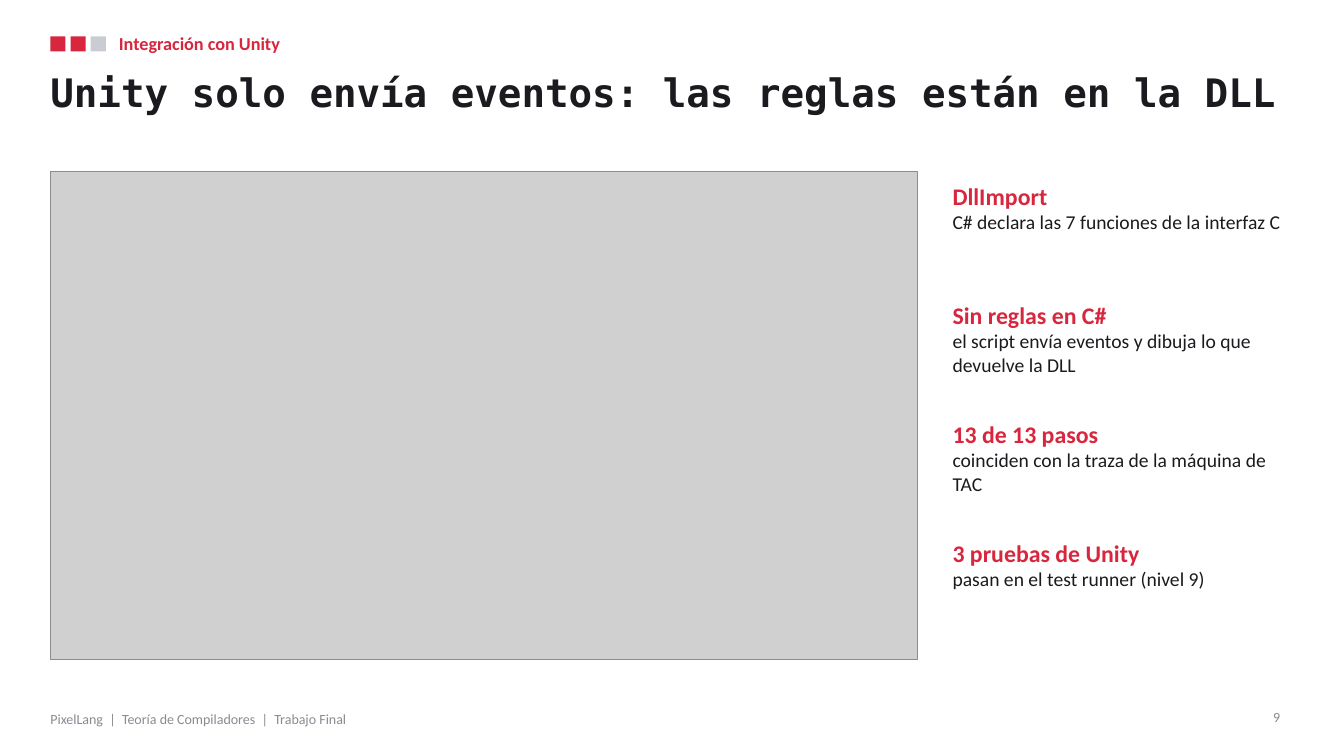
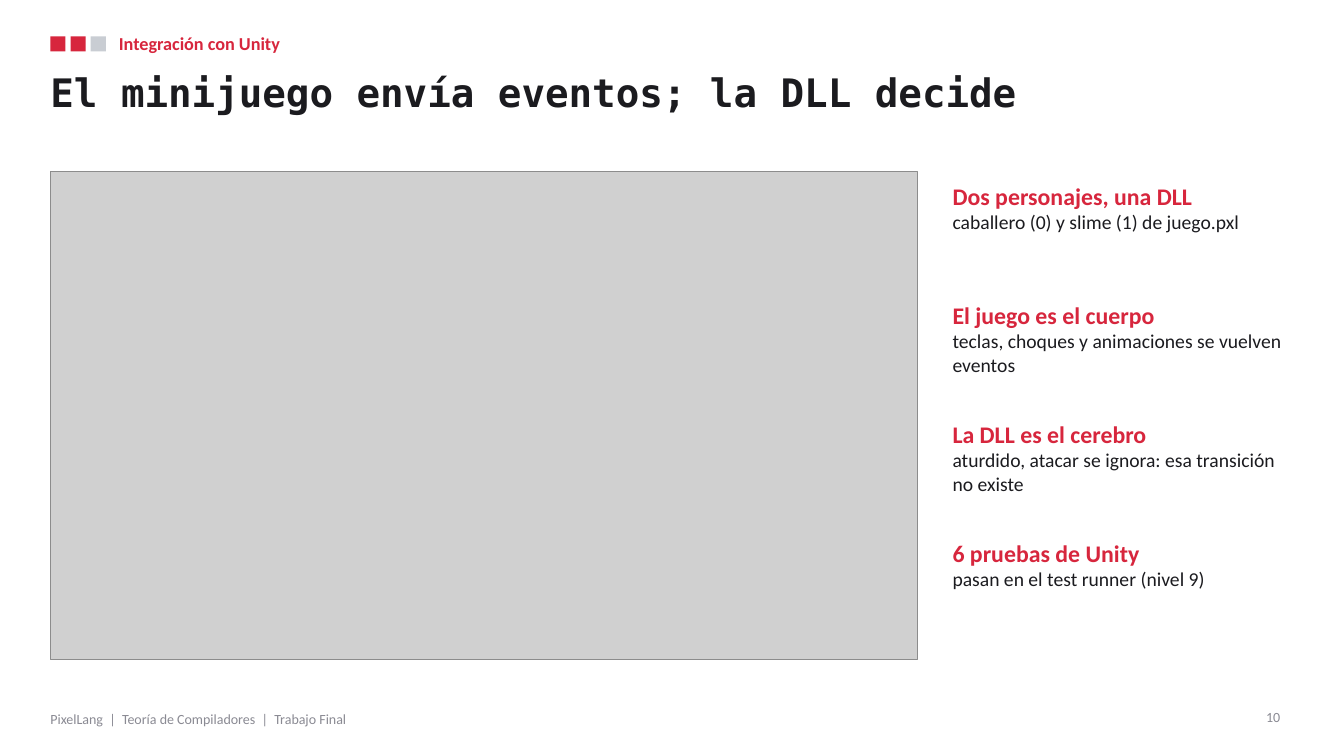
Before and after one commit to DavidRamPari/pixellang, a slide deck: slide 10 of docs/PixelLang_TrabajoFinal_Presentacion.pptx (slide 9 before the commit). Drawn at 1344x756 pixels with LibreOffice and Linux fonts; fonts in the diff are those of the drawing; grey boxes stand for pictures. Boxes give left, top, right and bottom in pixels: in the first picture for what was removed or moved away, otherwise in the second. Text is boxed around its words. In the diff, an @@ line names an element or a change of style, - is before the commit and + after.

Commit message:
Informe, presentación y video con el minijuego de Unity

```diff
--- a/docs/PixelLang_TrabajoFinal_Presentacion.pptx
+++ b/docs/PixelLang_TrabajoFinal_Presentacion.pptx
@@ title at [50,75,1016,115]: text changed @@
-Unity solo envía eventos: las reglas están en la DLL
+El minijuego envía eventos; la DLL decide
@@ text at [953,188,1239,233]: text changed @@
-DllImport
-C# declara las 7 funciones de la interfaz C
+Dos personajes, una DLL
+caballero (0) y slime (1) de juego.pxl
@@ text at [953,307,1281,372]: text changed @@
-Sin reglas en C#
-el script envía eventos y dibuja lo que devuelve la DLL
+El juego es el cuerpo
+teclas, choques y animaciones se vuelven eventos
@@ text at [953,426,1274,491]: text changed @@
-13 de 13 pasos
-coinciden con la traza de la máquina de TAC
+La DLL es el cerebro
+aturdido, atacar se ignora: esa transición no existe
@@ text at [953,545,1140,566]: text changed @@
-3 pruebas de Unity
+6 pruebas de Unity
@@ page number at [1266,713,1280,722]: text changed @@
-9
+10
```
Also in this commit, not shown: 6 other slides changed, 2 slides added, 4 other files.
